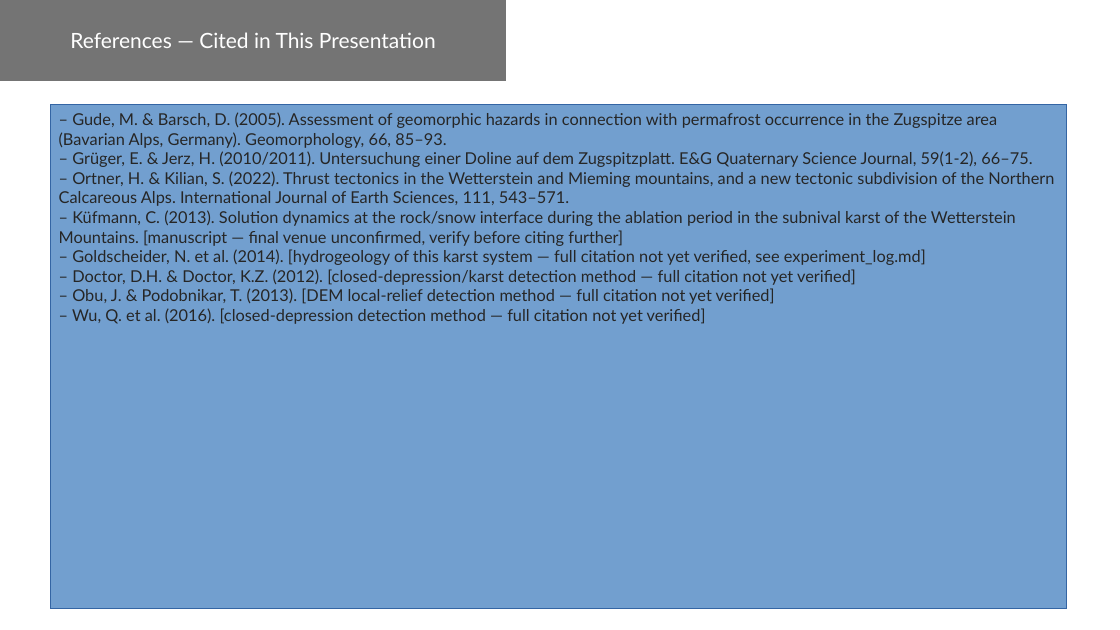
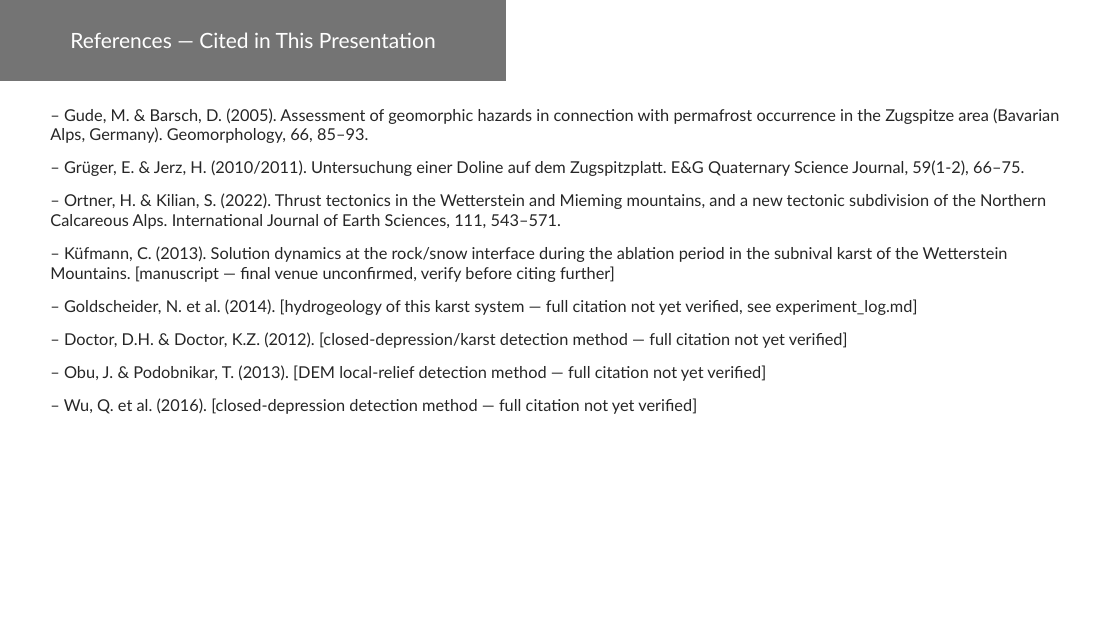
Before and after one commit to HannaZoe/Master_Thesis, a slide deck: slide 13 of fieldwork/presentation/Fieldwork_Zugspitze_Dolines.odp (slide 11 before the commit). Drawn at 1120x630 pixels with LibreOffice and Linux fonts; fonts in the diff are those of the drawing. Boxes give left, top, right and bottom in pixels: in the first picture for what was removed or moved away, otherwise in the second. Text is boxed around its words. In the diff, an @@ line names an element or a change of style, - is before the commit and + after.

Commit message:
Checkpoint tower-side work: presentation photos, Suspicious_Areas cleanup
Fieldwork presentation gained real photos (karst morphology/formation
diagrams, feature-type gallery sources) replacing placeholders. Manual
Suspicious_Areas triage cleaned up 24->16 features with revised, more
precise type vocabulary (Sinkhole?, Rillenkarst, Mass Wasting) matching
what's used in the presentation's feature gallery slide. QField/QGIS
project files resaved locally, no feature data change.

```diff
--- a/fieldwork/presentation/Fieldwork_Zugspitze_Dolines.odp
+++ b/fieldwork/presentation/Fieldwork_Zugspitze_Dolines.odp
@@ text "– Gude, M. & Barsch, ...": place and size @@
-text "– Gude, M. & Barsch, ..." at (50,105,1067,609)
+text "– Gude, M. & Barsch, ..." at (50,108,1059,414)
@@ text "– Gude, M. & Barsch, ..." at (50,108,1059,414): more space between paragraphs; fill #729FCF to none; outline #3465A4 0 pt to none @@
```
Also in this commit, not shown: 11 other slides changed, 2 slides added, 13 other files.
